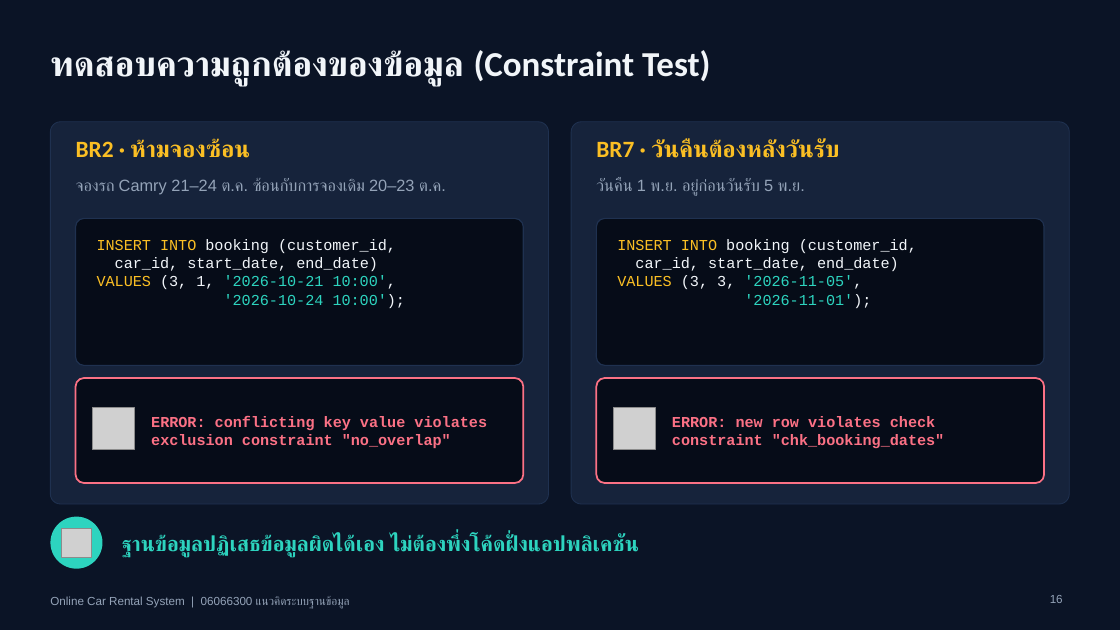
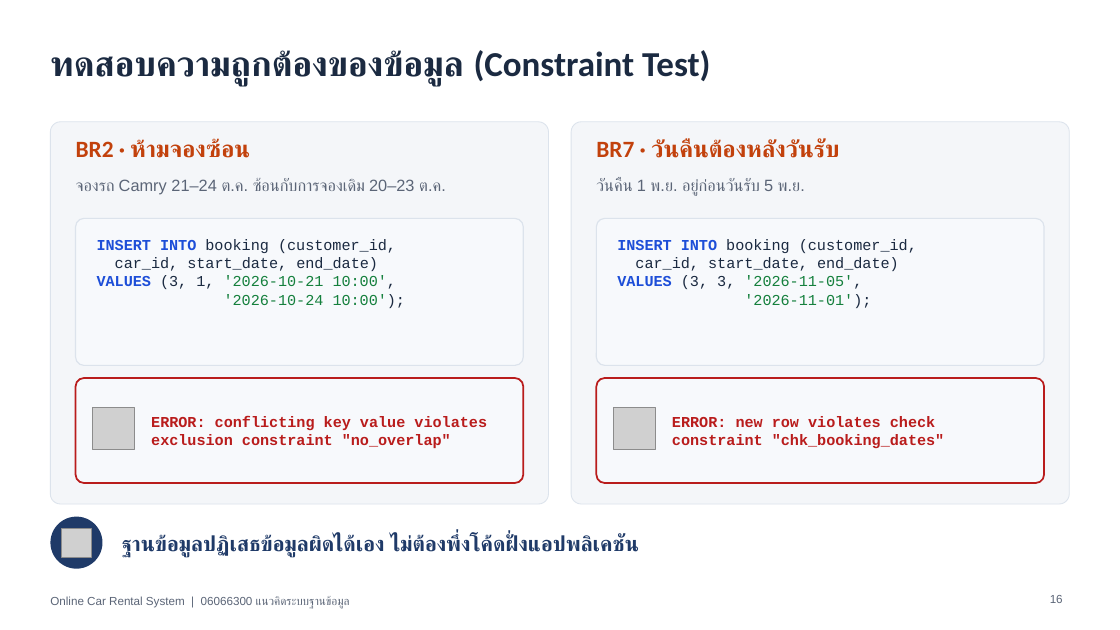
Before and after one commit to 68070299-lang/data, a slide deck: slide 16 of presentation/Online_Car_Rental_System.pptx. Drawn at 1120x630 pixels with LibreOffice and Linux fonts; fonts in the diff are those of the drawing; grey boxes stand for pictures. Boxes give left, top, right and bottom in pixels: in the first picture for what was removed or moved away, otherwise in the second. Text is boxed around its words. In the diff, an @@ line names an element or a change of style, - is before the commit and + after.

```diff
--- a/presentation/Online_Car_Rental_System.pptx
+++ b/presentation/Online_Car_Rental_System.pptx
@@ background #0B1426 to #FFFFFF @@
@@ title "ทดสอบความถูกต้องของข้อมูล (Constraint Test)" at bbox=[50, 50, 710, 86]: text colour #F1F5F9 to #1B2A41 @@
@@ rounded rectangle at bbox=[50, 122, 549, 504]: fill #16233B to #F4F6F9; outline #1F3150 0.75 pt to #DCE3EC 0.75 pt @@
@@ text "BR2 · ห้ามจองซ้อน" at bbox=[76, 139, 250, 158]: text colour #FBBF24 to #C2410C @@
@@ rounded rectangle at bbox=[571, 122, 1070, 504]: fill #16233B to #F4F6F9; outline #1F3150 0.75 pt to #DCE3EC 0.75 pt @@
@@ text "BR7 · วันคืนต้องหลังวันรับ" at bbox=[596, 139, 839, 158]: text colour #FBBF24 to #C2410C @@
@@ rounded rectangle at bbox=[76, 218, 523, 365]: fill #060C18 to #F7F9FC; outline #1F3150 1 pt to #DCE3EC 1 pt @@
@@ text "INSERT INTO booking (customer_id," at bbox=[97, 239, 406, 308]: text colour #FBBF24 to #1D4ED8, bold on in "INSERT INTO", "VALUES"; text colour #F1F5F9 to #1B2A41 in "booking (customer_id,", "car_id, start_date, end_date)", "(3, 1, 10:00',", "10:00');"; text colour #2DD4BF to #15803D in "'2026-10-21 10:00',", "'2026-10-24 10:00');" @@
@@ rounded rectangle at bbox=[597, 218, 1044, 365]: fill #060C18 to #F7F9FC; outline #1F3150 1 pt to #DCE3EC 1 pt @@
@@ text "INSERT INTO booking (customer_id," at bbox=[617, 239, 917, 308]: text colour #FBBF24 to #1D4ED8, bold on in "INSERT INTO", "VALUES"; text colour #F1F5F9 to #1B2A41 in "booking (customer_id,", "car_id, start_date, end_date)", "(3, 3, '2026-11-05',", "'2026-11-01');"; text colour #2DD4BF to #15803D in "'2026-11-05',", "'2026-11-01');" @@
@@ rounded rectangle at bbox=[76, 378, 523, 483]: fill #060C18 to #F7F9FC; outline #FB7185 1.5 pt to #B91C1C 1.5 pt @@
@@ text "ERROR: conflicting key value violates" at bbox=[151, 416, 487, 448]: text colour #FB7185 to #B91C1C @@
@@ rounded rectangle at bbox=[597, 378, 1044, 483]: fill #060C18 to #F7F9FC; outline #FB7185 1.5 pt to #B91C1C 1.5 pt @@
@@ text "ERROR: new row violates check" at bbox=[672, 416, 944, 448]: text colour #FB7185 to #B91C1C @@
@@ ellipse at bbox=[50, 517, 103, 569]: fill #2DD4BF to #1F3A68 @@
@@ text "ฐานข้อมูลปฏิเสธข้อมูลผิดได้เอง ไม่ต้องพึ่งโค้ดฝั่งแอปพลิเคชั ..." at bbox=[122, 534, 639, 557]: text colour #2DD4BF to #1F3A68 @@
@@ text colour #94A3B8 to #5B6577 in 4 elements at bbox=[76, 178, 446, 194], bbox=[596, 178, 805, 196], bbox=[1050, 595, 1063, 603], bbox=[50, 596, 350, 609] @@
```
Also in this commit, not shown: 17 other slides changed, 2 other files.
